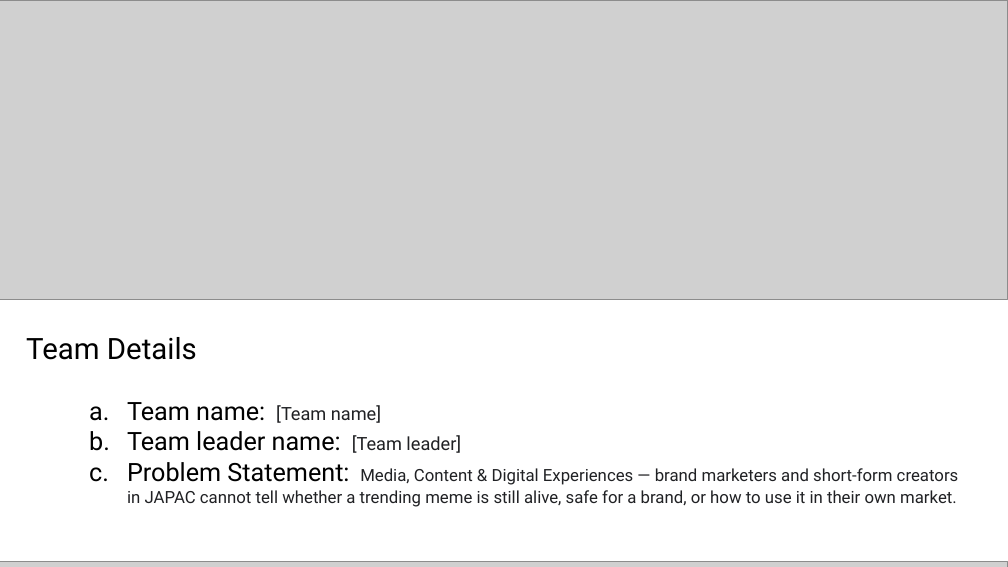
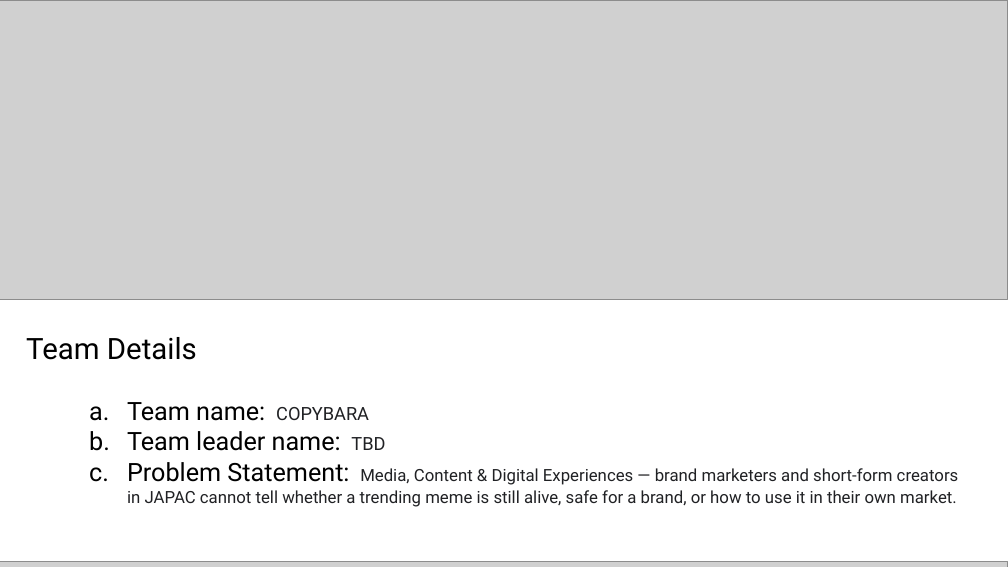
Before and after one commit to Sihyeon-Ji/trend-interpreter, a slide deck: slide 1 of docs/대회/제출/AI-Builder-Cup-제출-초안.pptx. Drawn at 1008x567 pixels with LibreOffice and Linux fonts; fonts in the diff are those of the drawing; grey boxes stand for pictures. Boxes give left, top, right and bottom in pixels: in the first picture for what was removed or moved away, otherwise in the second. Text is boxed around its words. In the diff, an @@ line names an element or a change of style, - is before the commit and + after.

Commit message:
docs: 제출 덱 초안 디자인 정리와 팀 이름 반영
- 카드를 회색 바탕·그림자에서 흰 바탕·얇은 테두리로, 둥근 상자의 그림자 제거
- Opportunities 장의 ?·★ 아이콘을 1·2·3 번호로, Future Development 장의 점 같은 화살표를 빼고 카드 높이를 내용에 맞춤
- 팀 이름 COPYBARA, 팀장은 미정이라 TBD
- 내용(스크린샷·링크·Gemma 표기·테스트 수 등)은 그대로 두었다

```diff
--- a/docs/대회/제출/AI-Builder-Cup-제출-초안.pptx
+++ b/docs/대회/제출/AI-Builder-Cup-제출-초안.pptx
@@ text at [127,402,385,451]: text changed @@
-  a. Team name: [Team name]
-  b. Team leader name: [Team leader]
+  a. Team name: COPYBARA
+  b. Team leader name: TBD
```
Also in this commit, not shown: 13 other slides changed.
